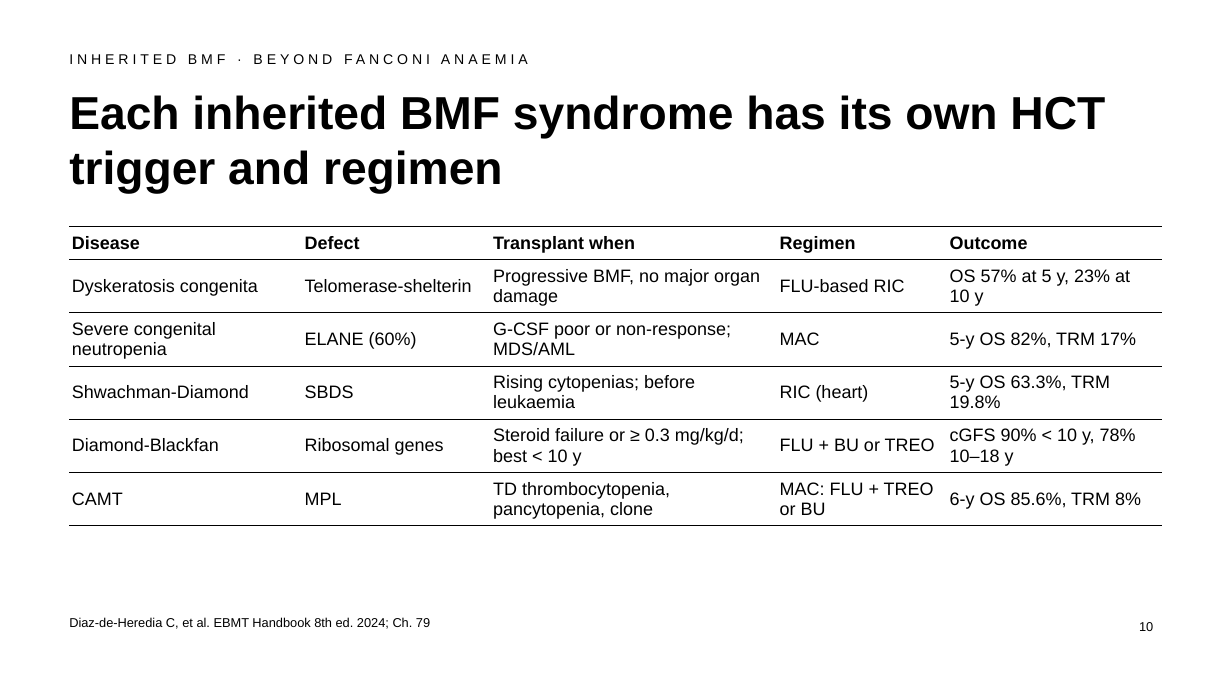
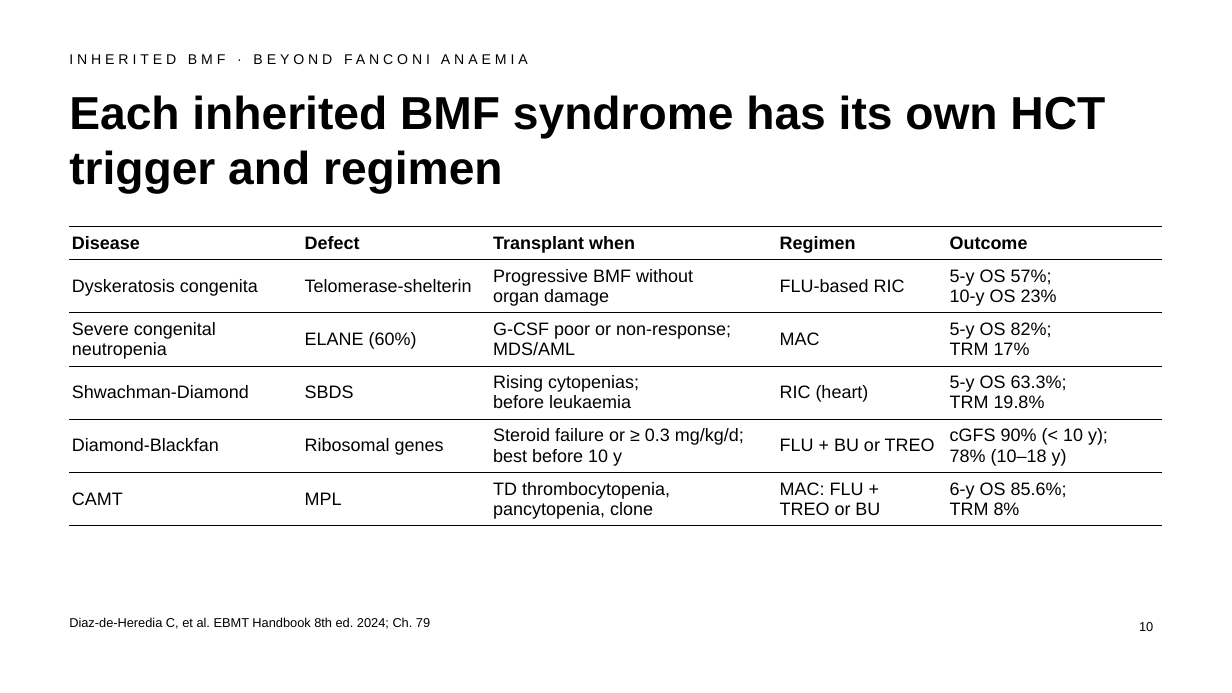
Before and after one commit to htlin222/ebmt-handbook-skill, a slide deck: slide 10 of slides/decks/s17-marrow-failure-hemoglobinopathies.pptx. Drawn at 1232x693 pixels with LibreOffice and Linux fonts; fonts in the diff are those of the drawing. Boxes give left, top, right and bottom in pixels: in the first picture for what was removed or moved away, otherwise in the second. Text is boxed around its words. In the diff, an @@ line names an element or a change of style, - is before the commit and + after.

```diff
--- a/slides/decks/s17-marrow-failure-hemoglobinopathies.pptx
+++ b/slides/decks/s17-marrow-failure-hemoglobinopathies.pptx
@@ table at box(69, 226, 1163, 523) @@
-row 2, column 3: Progressive BMF, no major organ damage
+row 2, column 3: Progressive BMF without / organ damage
-row 2, column 5: OS 57% at 5 y, 23% at 10 y
+row 2, column 5: 5-y OS 57%; / 10-y OS 23%
-row 3, column 5: 5-y OS 82%, TRM 17%
+row 3, column 5: 5-y OS 82%; / TRM 17%
-row 4, column 3: Rising cytopenias; before leukaemia
+row 4, column 3: Rising cytopenias; / before leukaemia
-row 4, column 5: 5-y OS 63.3%, TRM 19.8%
+row 4, column 5: 5-y OS 63.3%; / TRM 19.8%
-row 5, column 3: Steroid failure or ≥ 0.3 mg/kg/d; best < 10 y
+row 5, column 3: Steroid failure or ≥ 0.3 mg/kg/d; / best before 10 y
-row 5, column 5: cGFS 90% < 10 y, 78% 10–18 y
+row 5, column 5: cGFS 90% (< 10 y); / 78% (10–18 y)
-row 6, column 4: MAC: FLU + TREO or BU
+row 6, column 4: MAC: FLU + / TREO or BU
-row 6, column 5: 6-y OS 85.6%, TRM 8%
+row 6, column 5: 6-y OS 85.6%; / TRM 8%
```
Also in this commit, not shown: 7 other slides changed, 24 other files.
